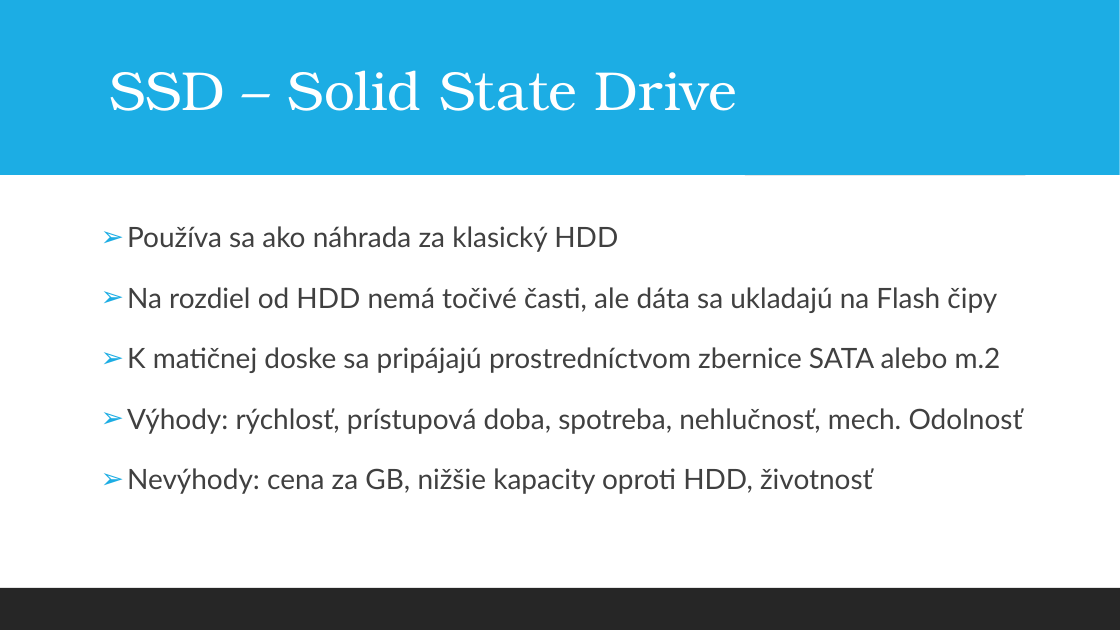
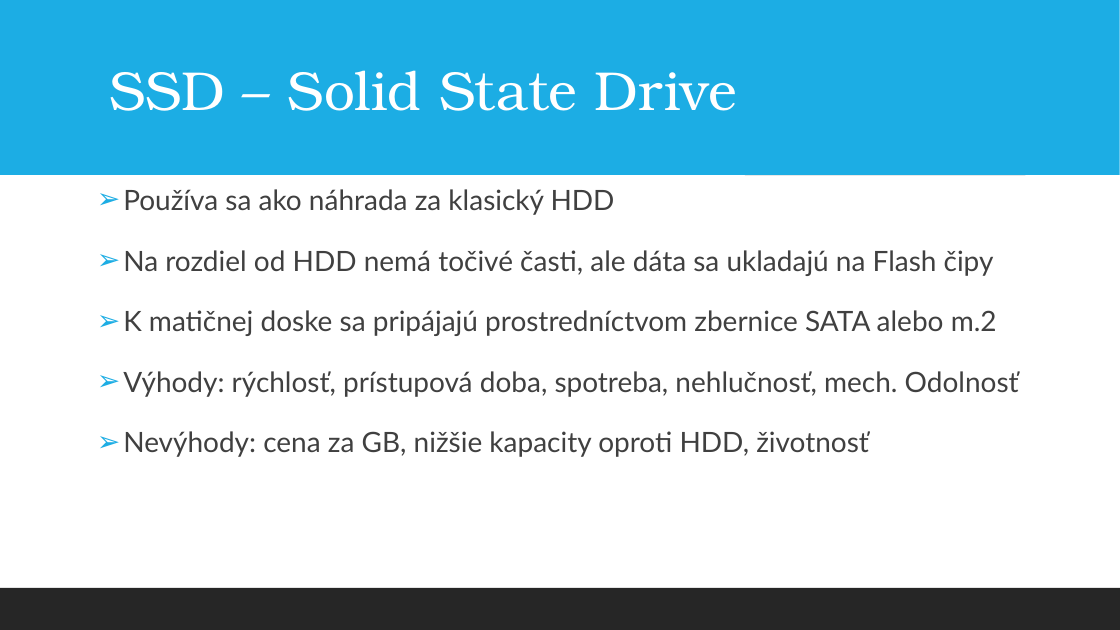
Before and after one commit to Matejejko/Skola, a slide deck: slide 24 of skola/Základy IKT systémov - hardware (ZIH)/Elektronické pamäte 11.2.ppt. Drawn at 1120x630 pixels with LibreOffice and Linux fonts; fonts in the diff are those of the drawing. Boxes give left, top, right and bottom in pixels: in the first picture for what was removed or moved away, otherwise in the second. Text is boxed around its words. In the diff, an @@ line names an element or a change of style, - is before the commit and + after.

```diff
--- a/skola/Základy IKT systémov - hardware (ZIH)/Elektronické pamäte 11.2.ppt
+++ b/skola/Základy IKT systémov - hardware (ZIH)/Elektronické pamäte 11.2.ppt
@@ text "Používa sa ako náhrada za ...": place and size @@
-text "Používa sa ako náhrada za ..." at <box>127,226,1023,494</box>
+text "Používa sa ako náhrada za ..." at <box>123,189,1019,457</box>
```
Also in this commit, not shown: 4 other slides changed, 2 other files.
